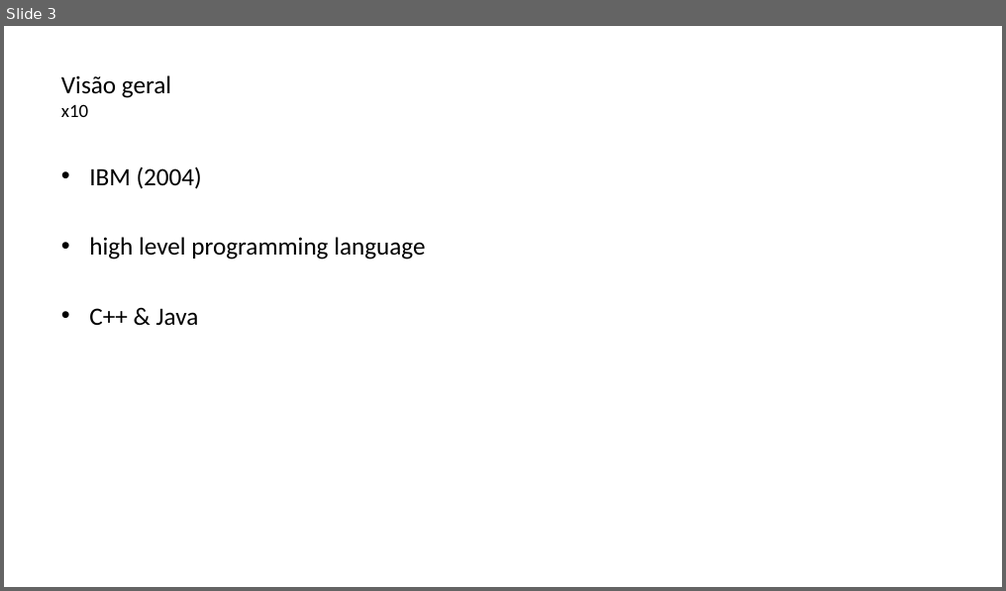
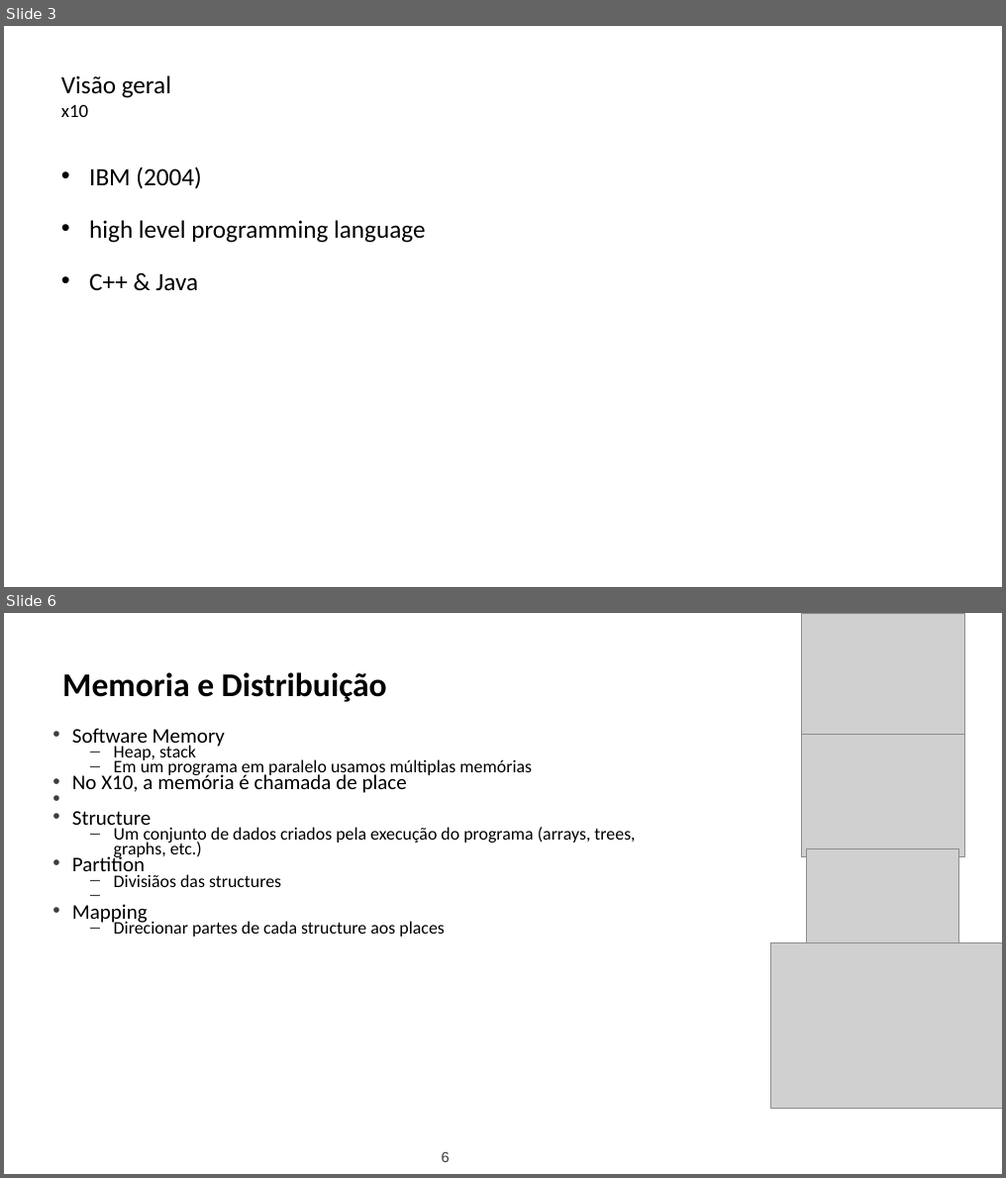
Before and after one commit to lquatrin/inf2591, a slide deck: x10.pptx. Shown one above the other, each under a label of ours: slide 3 before the commit, slides 3 and 6 after it; the slides between them are not shown. The pictures are 1006x591 and 1006x1178 pixels, drawn with LibreOffice and Linux fonts; fonts in the diff are those of the drawing; grey boxes stand for pictures. Boxes give left, top, right and bottom in pixels: in the first picture for what was removed or moved away, otherwise in the second. Text is boxed around its words. In the diff, an @@ line names an element or a change of style, - is before the commit and + after.

```diff
--- a/x10.pptx
+++ b/x10.pptx
@@ slide 6 added at (x1=4, y1=613, x2=1002, y2=1174), background #FFFFFF @@
@@ picture added at (x1=801, y1=613, x2=965, y2=736) @@
@@ text added at (x1=62, y1=672, x2=387, y2=702), 32 pt, text #000000, bold @@
+Memoria e Distribuição
@@ text added at (x1=72, y1=728, x2=635, y2=937), 17 pt, text #000000 @@
+• Software Memory
+  – Heap, stack
+  – Em um programa em paralelo usamos múltiplas memórias
+• No X10, a memória é chamada de place
+• Structure
+  – Um conjunto de dados criados pela execução do programa (arrays, trees, graphs, etc.)
+• Partition
+  – Divisiãos das structures
+• Mapping
+  – Direcionar partes de cada structure aos places
@@ picture added at (x1=801, y1=735, x2=965, y2=858) @@
@@ picture added at (x1=807, y1=849, x2=959, y2=951) @@
@@ picture added at (x1=770, y1=943, x2=1002, y2=1109) @@
@@ page number added at (x1=442, y1=1152, x2=450, y2=1162), 14 pt, text #3A3A3A @@
+6
@@ slide 3 changed as well @@
@@ text "IBM (2004)" at (x1=89, y1=167, x2=425, y2=291): indent changed; less space between paragraphs @@
```
Also in this commit, not shown: 20 other slides changed, 6 other slides added, 1 slide removed.
